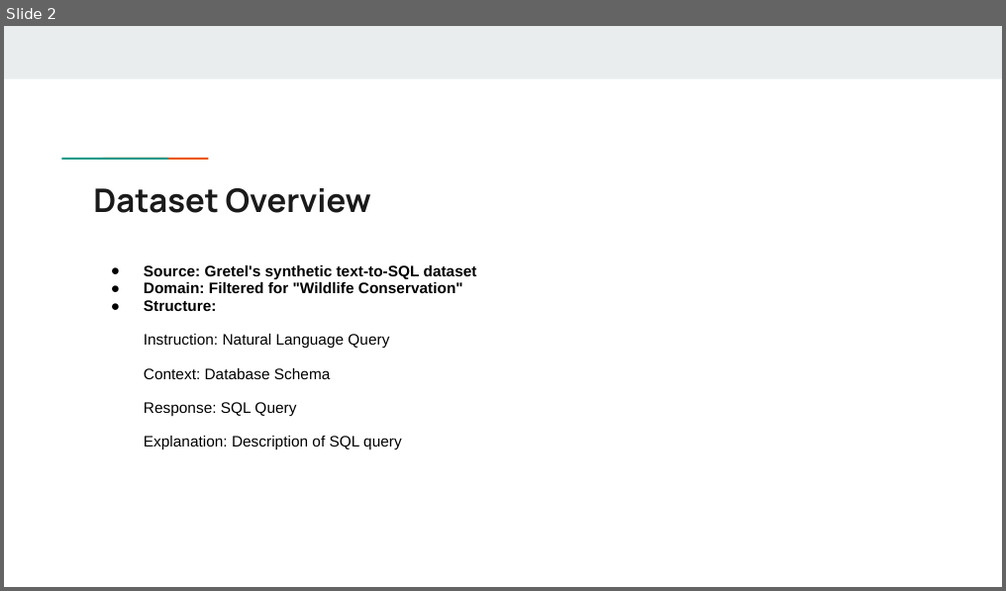
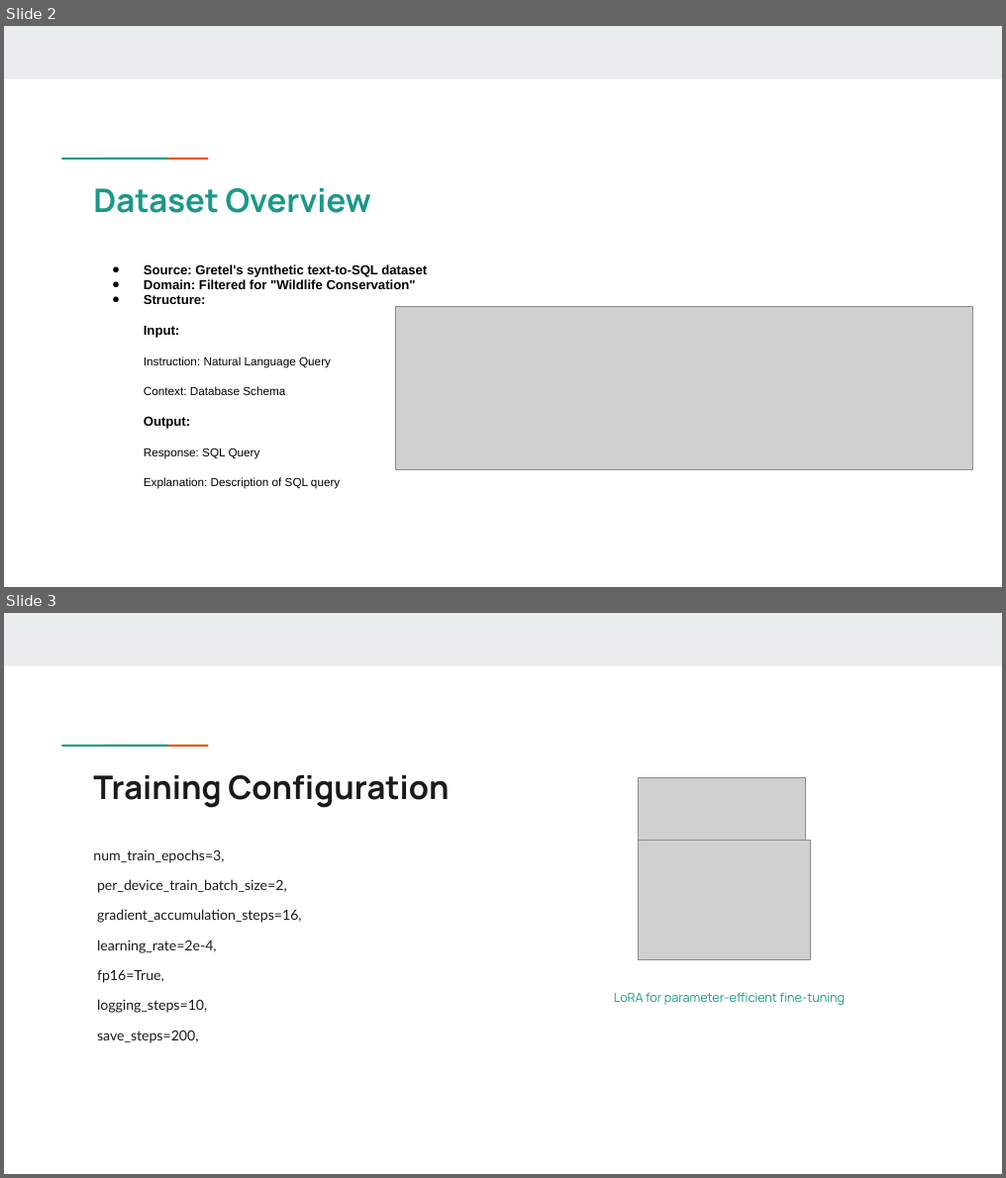
Before and after one commit to noelregis718/PrompttoSql, a slide deck: Mid-term Project.pptx. Shown one above the other, each under a label of ours: slide 2 before the commit, slides 2 and 3 after it. The pictures are 1006x591 and 1006x1178 pixels, drawn with LibreOffice and Linux fonts; fonts in the diff are those of the drawing; grey boxes stand for pictures. Boxes give left, top, right and bottom in pixels: in the first picture for what was removed or moved away, otherwise in the second. Text is boxed around its words. In the diff, an @@ line names an element or a change of style, - is before the commit and + after.

```diff
--- a/Mid-term Project.pptx
+++ b/Mid-term Project.pptx
@@ slide 3 added at bbox=[4, 613, 1002, 1174], background #FFFFFF; not listed: 3 template elements that a slide beside it also shows @@
@@ title added at bbox=[93, 775, 449, 808], 23.4 pt, text #1A1A1A, bold @@
+Training Configuration
@@ picture added at bbox=[639, 778, 805, 841] @@
@@ text added at bbox=[93, 850, 302, 1044], 10.1 pt, text #1A1A1A @@
+num_train_epochs=3,
+per_device_train_batch_size=2,
+gradient_accumulation_steps=16,
+learning_rate=2e-4,
+fp16=True,
+logging_steps=10,
+save_steps=200,
@@ picture added at bbox=[639, 840, 810, 959] @@
@@ text added at bbox=[614, 992, 846, 1005], 9 pt, text #1A9988 @@
+LoRA for parameter-efficient fine-tuning
@@ slide 2 changed as well @@
@@ title "Dataset Overview" at bbox=[93, 188, 371, 213]: text colour #1A1A1A to #1A9988 @@
@@ text at bbox=[144, 265, 427, 489]: size 11 to 9.3 pt in "Source: Gretel's synthetic text-to-SQL dataset", "Domain: Filtered for "Wildlife Conservation"", "Structure:"; size 11 to 8.3 pt in "Instruction: Natural Language Query", "Context: Database Schema", "Response: SQL Query", "Explanation: Description of SQL query"; indent changed @@
@@ picture added at bbox=[395, 306, 972, 471] @@
@@ text at bbox=[144, 326, 179, 338]: paragraph added @@
+Input:
@@ text at bbox=[144, 416, 190, 429]: paragraph added @@
+Output:
```
Also in this commit, not shown: 9 other slides changed, 2 other slides added, 1 slide removed, 3 other files.
